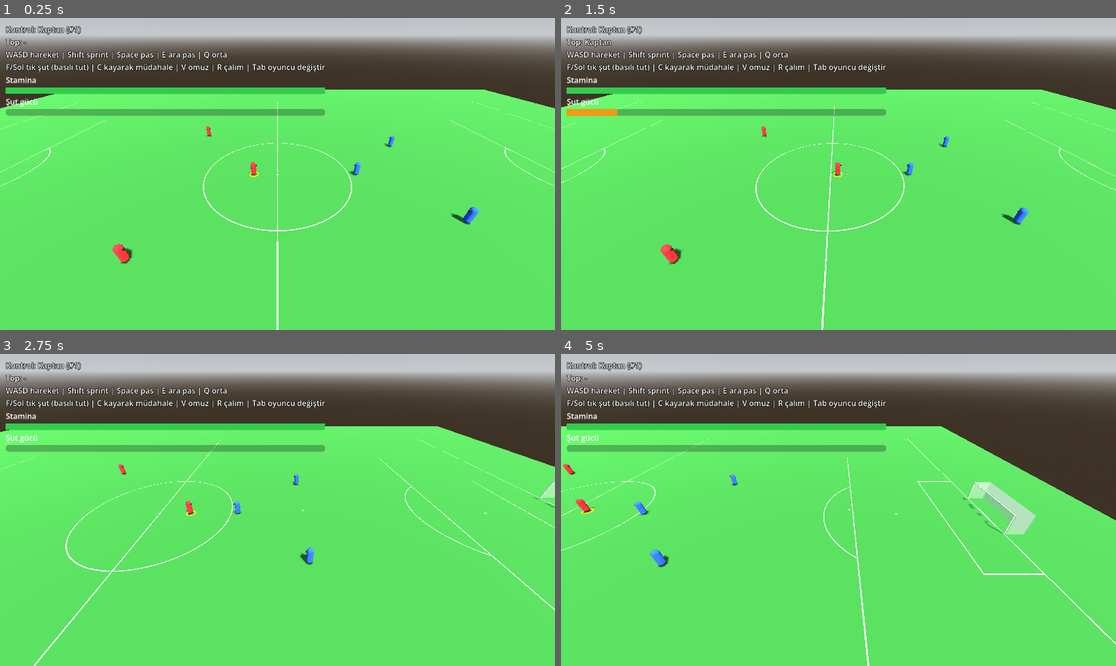
Above: before the commit, frames 1-4 (two rows, left to right).
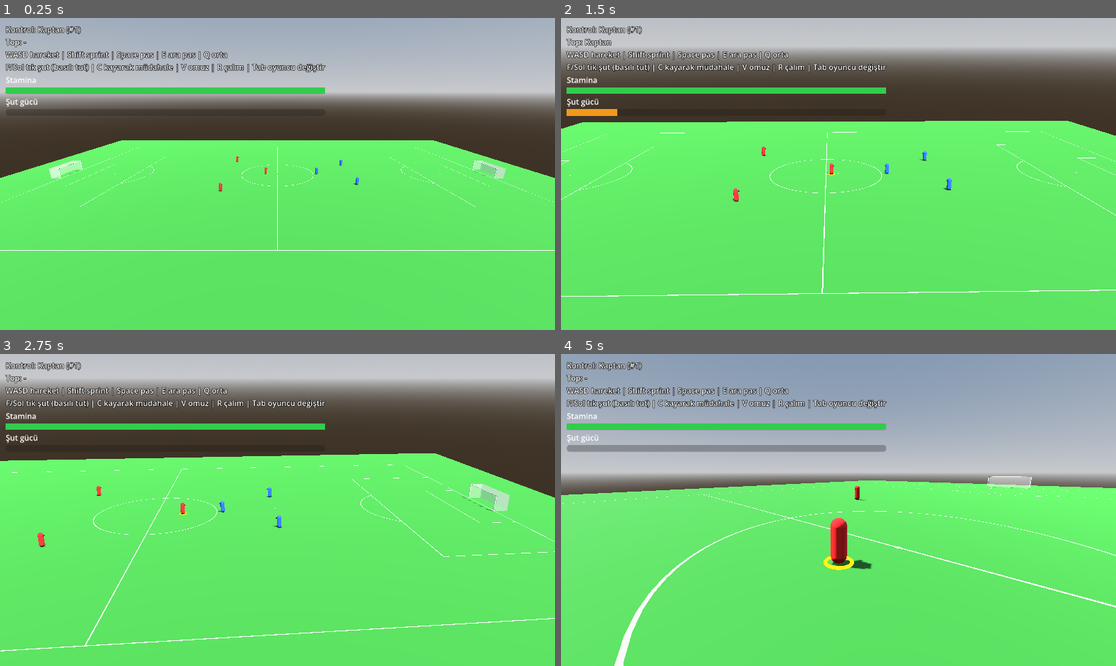
Above: after the commit, the same moments.

Repository: seferr121212-cpu/All-projects2
Game: Godot game, scene res://scenes/tests/player_test.tscn
Same seed, same stepped clock (60 frames per second), same inputs: the game is played once before the commit and once after it.
Inputs (mouse positions are in pixels of both pictures, inside the frame that each line leads up to):
- Up to frame 1 (0.25 s): no input
- Up to frame 2 (1.5 s): move the mouse to (960, 158) at 0.52 s; hold D (move_right) 0.53-1.25 s; tap Q (pass_lob) at 0.6 s; click (960, 158) at 0.67 s; drag from (727, 189) to (810, 236) at 1.27 s
- Up to frame 3 (2.75 s): move the mouse to (333, 441) at 2.02 s; hold D (move_right) from 2.03 s (still down); tap E (pass_through) at 2.1 s
- Up to frame 4 (5 s): release D (move_right) at 2.75 s; drag from (810, 572) to (672, 463) at 2.77 s; move the mouse to (1005, 556) at 3.52 s; hold A (move_left) 3.53-4.25 s; tap V (shoulder) at 3.6 s; tap F1 (camera_next, bound only after the commit) at 4.15 s; drag from (672, 463) to (755, 432) at 4.27 s

The runs differ from the first frame. In frame 1, 40% of the frame differs, in the area x 0-100%, y 0-100%; in frame 2, 21%; in frame 3, 20%; in frame 4, 43%.

Commit message:
Faz 3: Kamera
- Yayın kamerası: topu yumuşak takip, ileri bakış, saha sınırı, ceza sahasında yakınlaşma
- Oyuncu arkası kamera, kamera yöneticisi (F1 / Back ile geçiş)
- Tekrar altyapısı: halka tamponlu kayıt (30 Hz, 10 sn), ara değerli örnekleme, tekrar kamerası
- 31/31 test geçti

Co-Authored-By: Claude Opus 5.5 <noreply@anthropic.com>
Claude-Session: https://claude.ai/code/session_01Qvfd1xWRuTaWYTcSnadzeJ

Diff:
--- a/football/project.godot
+++ b/football/project.godot
@@ -62,6 +62,10 @@
 "deadzone": 0.2,
 "events": [Object(InputEventKey,"device":-1,"physical_keycode":4194306), Object(InputEventJoypadButton,"device":-1,"button_index":9)]
 }
+camera_next={
+"deadzone": 0.2,
+"events": [Object(InputEventKey,"device":-1,"physical_keycode":4194332), Object(InputEventJoypadButton,"device":-1,"button_index":4)]
+}
 
 [layer_names]
 
--- a/football/scenes/tests/player_test.tscn
+++ b/football/scenes/tests/player_test.tscn
@@ -4,7 +4,7 @@
 [ext_resource type="PackedScene" path="res://scenes/stadium.tscn" id="2_stadium"]
 [ext_resource type="PackedScene" path="res://scenes/ball.tscn" id="3_ball"]
 [ext_resource type="Script" path="res://scripts/match/match_events.gd" id="4_events"]
-[ext_resource type="Script" path="res://scripts/camera/debug_orbit_camera.gd" id="5_cam"]
+[ext_resource type="Script" path="res://scripts/camera/broadcast_camera.gd" id="5_cam"]
 
 [node name="PlayerTest" type="Node3D"]
 script = ExtResource("1_setup")
--- /dev/null
+++ b/football/scripts/camera/behind_player_camera.gd
@@ -0,0 +1,30 @@
+class_name BehindPlayerCamera
+extends Camera3D
+## Oyuncu arkası kamera: kontrol edilen oyuncunun bakış yönünün arkasından takip eder.
+
+@export var team_path: NodePath
+@export var distance := 7.5
+@export var height := 3.5
+@export var look_ahead := 6.0
+@export var follow_speed := 5.0
+@export var turn_speed := 2.5
+
+var team: Team
+var _dir := Vector3.RIGHT
+
+
+func _ready() -> void:
+	if team == null and not team_path.is_empty():
+		team = get_node_or_null(team_path) as Team
+
+
+func _process(delta: float) -> void:
+	if team == null or team.controlled == null:
+		return
+	var p := team.controlled
+	# Bakış yönü yavaşça döner (kamera sarsılmasın)
+	_dir = _dir.slerp(p.facing.normalized(), 1.0 - exp(-turn_speed * delta)).normalized()
+	var desired := p.global_position - _dir * distance + Vector3.UP * height
+	desired.y = maxf(desired.y, 1.5)
+	global_position = global_position.lerp(desired, 1.0 - exp(-follow_speed * delta))
+	look_at(p.global_position + _dir * look_ahead + Vector3.UP * 1.0, Vector3.UP)
--- /dev/null
+++ b/football/scripts/camera/broadcast_camera.gd
@@ -0,0 +1,61 @@
+class_name BroadcastCamera
+extends Camera3D
+## Yayın kamerası: tribün tarafından (+Z), yüksekten topu yumuşak takip eder.
+## Odak ve konum saha sınırlarıyla kısıtlıdır; ceza sahası yakınında hafif yakınlaşır.
+
+const PD = preload("res://scripts/match/pitch_dimensions.gd")
+
+@export var target_path: NodePath
+@export var height := 20.0
+@export var side_distance := 30.0 # dış çizgiden (+Z) uzaklık
+@export var lead_time := 0.35 # topun hızına göre ileri bakma (s)
+@export var follow_speed := 3.0
+@export var fov_wide := 40.0
+@export var fov_close := 31.0
+
+var target: Node3D
+var _focus := Vector3.ZERO
+
+
+func _ready() -> void:
+	if target == null and not target_path.is_empty():
+		target = get_node_or_null(target_path) as Node3D
+	if target:
+		_focus = compute_focus(target.global_position, Vector3.ZERO)
+	snap()
+
+
+func snap() -> void:
+	global_position = compute_position(_focus)
+	look_at(_focus, Vector3.UP)
+
+
+func _process(delta: float) -> void:
+	if target == null:
+		return
+	var vel := Vector3.ZERO
+	if target is RigidBody3D:
+		vel = (target as RigidBody3D).linear_velocity
+	var desired := compute_focus(target.global_position, vel * lead_time)
+	_focus = _focus.lerp(desired, 1.0 - exp(-follow_speed * delta))
+	global_position = global_position.lerp(compute_position(_focus), 1.0 - exp(-follow_speed * delta))
+	look_at(_focus, Vector3.UP)
+	var zoom := clampf((absf(_focus.x) - (PD.HALF_LENGTH - 25.0)) / 15.0, 0.0, 1.0)
+	fov = lerpf(fov, lerpf(fov_wide, fov_close, zoom), 1.0 - exp(-2.0 * delta))
+
+
+## Odak noktası: top + ileri bakış; saha içinde tutulur, z ekseninde yarı takip.
+static func compute_focus(ball_pos: Vector3, lead: Vector3) -> Vector3:
+	var p := ball_pos + Vector3(lead.x, 0.0, lead.z)
+	return Vector3(
+		clampf(p.x, -PD.HALF_LENGTH + 6.0, PD.HALF_LENGTH - 6.0),
+		0.0,
+		clampf(p.z * 0.6, -PD.HALF_WIDTH * 0.5, PD.HALF_WIDTH * 0.5))
+
+
+## Kamera konumu: tribün hattında, odağı x'te %85 izler (kale arkasına taşmaz).
+func compute_position(focus: Vector3) -> Vector3:
+	return Vector3(
+		clampf(focus.x * 0.85, -PD.HALF_LENGTH + 15.0, PD.HALF_LENGTH - 15.0),
+		height,
+		PD.HALF_WIDTH + side_distance)
--- /dev/null
+++ b/football/scripts/camera/camera_director.gd
@@ -0,0 +1,53 @@
+class_name CameraDirector
+extends Node
+## Kamera yönetimi: oyun kameraları arasında geçiş (camera_next) ve tekrar kamerası.
+
+signal camera_changed(camera: Camera3D)
+
+var cameras: Array[Camera3D] = []
+var replay_camera: ReplayCamera
+var active_index := 0
+var in_replay := false
+
+
+func add_camera(cam: Camera3D) -> void:
+	cameras.append(cam)
+	if cameras.size() == 1:
+		set_active(0)
+
+
+func active_camera() -> Camera3D:
+	if in_replay and replay_camera:
+		return replay_camera
+	return cameras[active_index] if not cameras.is_empty() else null
+
+
+func set_active(i: int) -> void:
+	if cameras.is_empty():
+		return
+	active_index = posmod(i, cameras.size())
+	if not in_replay:
+		cameras[active_index].make_current()
+	camera_changed.emit(active_camera())
+
+
+func next_camera() -> void:
+	set_active(active_index + 1)
+
+
+func begin_replay() -> void:
+	if replay_camera == null:
+		return
+	in_replay = true
+	replay_camera.make_current()
+	camera_changed.emit(replay_camera)
+
+
+func end_replay() -> void:
+	in_replay = false
+	set_active(active_index)
+
+
+func _unhandled_input(event: InputEvent) -> void:
+	if not in_replay and event.is_action_pressed("camera_next"):
+		next_camera()
--- /dev/null
+++ b/football/scripts/camera/replay_camera.gd
@@ -0,0 +1,20 @@
+class_name ReplayCamera
+extends Camera3D
+## Tekrar kamerası: alçak açıdan, verilen odak noktasını (tekrar karesindeki top) izler.
+## Faz 5'te gol tekrarlarında ReplayRecorder ile birlikte kullanılacak.
+
+@export var distance := 12.0
+@export var height := 3.0
+@export var orbit_speed := 0.15 # rad/s, yavaş dönen sinematik açı
+
+var focus := Vector3.ZERO
+var _angle := 0.6
+
+
+func _process(delta: float) -> void:
+	if not current:
+		return
+	_angle += orbit_speed * delta
+	var offset := Vector3(sin(_angle), 0.0, cos(_angle)) * distance + Vector3.UP * height
+	global_position = global_position.lerp(focus + offset, 1.0 - exp(-4.0 * delta))
+	look_at(focus + Vector3.UP * 0.5, Vector3.UP)
--- /dev/null
+++ b/football/scripts/camera/replay_recorder.gd
@@ -0,0 +1,90 @@
+class_name ReplayRecorder
+extends Node
+## Tekrar kaydı: izlenen düğümlerin (top, oyuncular) dönüşümlerini sabit hızda
+## halka tamponda (ring buffer) tutar. sample(t) ile ara değerli kare döndürür.
+
+@export var record_hz := 30.0
+@export var duration := 10.0
+
+var tracked: Array[Node3D] = []
+var recording := true
+
+var _times: Array[float] = []
+var _frames: Array = [] # her eleman: Array[Transform3D]
+var _time := 0.0
+var _accum := 0.0
+
+
+func track(node: Node3D) -> void:
+	tracked.append(node)
+	clear() # kare yapısı değişti
+
+
+func clear() -> void:
+	_times.clear()
+	_frames.clear()
+
+
+func capacity() -> int:
+	return int(ceil(record_hz * duration))
+
+
+func frame_count() -> int:
+	return _frames.size()
+
+
+func start_time() -> float:
+	return _times[0] if not _times.is_empty() else 0.0
+
+
+func end_time() -> float:
+	return _times[-1] if not _times.is_empty() else 0.0
+
+
+func _physics_process(delta: float) -> void:
+	if recording:
+		advance(delta)
+
+
+## Zamanı ilerletir, gerekiyorsa kare kaydeder (testlerde elle çağrılabilir).
+func advance(delta: float) -> void:
+	_time += delta
+	_accum += delta
+	var step := 1.0 / record_hz
+	if _accum >= step:
+		_accum = fmod(_accum, step)
+		record_frame()
+
+
+func record_frame() -> void:
+	var f: Array[Transform3D] = []
+	for n in tracked:
+		f.append(n.global_transform if is_instance_valid(n) else Transform3D.IDENTITY)
+	_times.append(_time)
+	_frames.append(f)
+	while _frames.size() > capacity():
+		_frames.pop_front()
+		_times.pop_front()
+
+
+## t anındaki dönüşümler (iki kare arası ara değer). t aralık dışındaysa uca kırpılır.
+func sample(t: float) -> Array[Transform3D]:
+	var out: Array[Transform3D] = []
+	if _frames.is_empty():
+		return out
+	t = clampf(t, start_time(), end_time())
+	var i := _times.bsearch(t)
+	if i <= 0:
+		out.assign(_frames[0])
+		return out
+	if i >= _times.size():
+		out.assign(_frames[-1])
+		return out
+	var t0: float = _times[i - 1]
+	var t1: float = _times[i]
+	var w := 0.0 if t1 <= t0 else (t - t0) / (t1 - t0)
+	var a: Array = _frames[i - 1]
+	var b: Array = _frames[i]
+	for k in a.size():
+		out.append((a[k] as Transform3D).interpolate_with(b[k], w))
+	return out
--- a/football/scripts/tests/player_test_setup.gd
+++ b/football/scripts/tests/player_test_setup.gd
@@ -10,7 +10,10 @@
 
 @onready var ball: Ball = $Ball
 @onready var events: MatchEvents = $MatchEvents
-@onready var camera: Camera3D = $Camera
+@onready var camera: BroadcastCamera = $Camera
+
+var director: CameraDirector
+var recorder: ReplayRecorder
 
 
 func _ready() -> void:
@@ -27,17 +30,13 @@
 	var input := HumanInputController.new()
 	input.name = "HumanInput"
 	input.team = home
-	input.camera = camera
 	add_child(input)
+	_setup_cameras(input)
 
 	var hud: CanvasLayer = preload("res://scripts/ui/player_hud.gd").new()
 	hud.team = home
 	add_child(hud)
 
-	# Yan görünüm: +X sağda, ileri tuşu -Z
-	camera.yaw = 0.0
-	camera.pitch = -0.6
-	camera.distance = 26.0
 	events.event_detected.connect(_on_event)
 	ball.reset_to(Vector3(0, PitchDimensions.BALL_RADIUS, 0))
 
@@ -71,3 +70,28 @@
 	await get_tree().create_timer(1.5).timeout
 	ball.reset_to(Vector3(0, PitchDimensions.BALL_RADIUS, 0))
 	events.restart_play()
+
+
+## Yayın + oyuncu arkası kamera, tekrar kamerası ve tekrar kaydı (F1: kamera değiştir).
+func _setup_cameras(input: HumanInputController) -> void:
+	var behind := BehindPlayerCamera.new()
+	behind.name = "BehindCamera"
+	behind.team = home
+	add_child(behind)
+	var replay := ReplayCamera.new()
+	replay.name = "ReplayCamera"
+	add_child(replay)
+	director = CameraDirector.new()
+	director.name = "CameraDirector"
+	add_child(director)
+	director.replay_camera = replay
+	director.camera_changed.connect(func(cam: Camera3D) -> void: input.camera = cam)
+	director.add_camera(camera)
+	director.add_camera(behind)
+	input.camera = director.active_camera()
+	recorder = ReplayRecorder.new()
+	recorder.name = "ReplayRecorder"
+	add_child(recorder)
+	recorder.track(ball)
+	for p in home.players + away.players:
+		recorder.track(p)
--- a/football/tests/run_tests.gd
+++ b/football/tests/run_tests.gd
@@ -9,6 +9,7 @@
 	"res://tests/test_goal_scene.gd",
 	"res://tests/test_pass_targeting.gd",
 	"res://tests/test_player_movement.gd",
+	"res://tests/test_camera.gd",
 ]
 
 
--- /dev/null
+++ b/football/tests/test_camera.gd
@@ -0,0 +1,67 @@
+extends "res://tests/test_case.gd"
+## Kamera sınırları ve tekrar kaydı testleri.
+
+const PD = preload("res://scripts/match/pitch_dimensions.gd")
+
+
+func test_focus_clamped_to_pitch() -> void:
+	var f := BroadcastCamera.compute_focus(Vector3(80, 0, 60), Vector3.ZERO)
+	check(f.x <= PD.HALF_LENGTH and f.z <= PD.HALF_WIDTH, "Odak saha içinde kalmalı (%s)" % f)
+
+
+func test_position_stays_on_stand_line() -> void:
+	var cam := BroadcastCamera.new()
+	add_child(cam)
+	var pos := cam.compute_position(Vector3(PD.HALF_LENGTH, 0, 0))
+	check(pos.x <= PD.HALF_LENGTH - 15.0 + 0.001, "Kamera kale arkasına taşmamalı (x=%.1f)" % pos.x)
+	check(pos.z > PD.HALF_WIDTH, "Kamera tribün tarafında olmalı")
+	cam.free()
+
+
+func test_camera_follows_ball() -> void:
+	var cam := BroadcastCamera.new()
+	var target := Node3D.new()
+	add_child(target)
+	cam.target = target
+	add_child(cam)
+	target.global_position = Vector3(30, 0, 0)
+	for i in 240:
+		cam._process(1.0 / 60.0)
+	check(cam.global_position.x > 20.0, "Kamera topu x'te izlemeli (x=%.1f)" % cam.global_position.x)
+	var fwd := -cam.global_basis.z
+	check(fwd.y < -0.2, "Kamera aşağı bakmalı")
+	await clear_children()
+
+
+func test_recorder_ring_buffer() -> void:
+	var rec := ReplayRecorder.new()
+	rec.record_hz = 10.0
+	rec.duration = 2.0
+	add_child(rec)
+	rec.recording = false
+	var n := Node3D.new()
+	add_child(n)
+	rec.track(n)
+	for i in 50: # 5 sn, 10 Hz
+		n.global_position = Vector3(i * 0.1, 0, 0)
+		rec.advance(0.1)
+	check(rec.frame_count() == rec.capacity(), "Tampon kapasitede kalmalı (%d)" % rec.frame_count())
+	check(rec.end_time() - rec.start_time() < 2.0, "Yalnızca son 2 sn tutulmalı")
+
+
+func test_recorder_interpolates() -> void:
+	var rec := ReplayRecorder.new()
+	rec.recording = false
+	add_child(rec)
+	var n := Node3D.new()
+	add_child(n)
+	rec.track(n)
+	n.global_position = Vector3.ZERO
+	rec.advance(1.0 / 30.0)
+	n.global_position = Vector3(10, 0, 0)
+	rec.advance(1.0 / 30.0)
+	var mid := (rec.start_time() + rec.end_time()) * 0.5
+	var t: Array[Transform3D] = rec.sample(mid)
+	check(t.size() == 1, "Bir düğüm örneklenmeli")
+	check_near(t[0].origin.x, 5.0, 0.01, "Ara değer")
+	await clear_children()
Not shown, added: football/scripts/camera/behind_player_camera.gd.uid
Not shown, added: football/scripts/camera/broadcast_camera.gd.uid
Not shown, added: football/scripts/camera/camera_director.gd.uid
Not shown, added: football/scripts/camera/replay_camera.gd.uid
Not shown, added: football/scripts/camera/replay_recorder.gd.uid
Not shown, added: football/tests/test_camera.gd.uid
